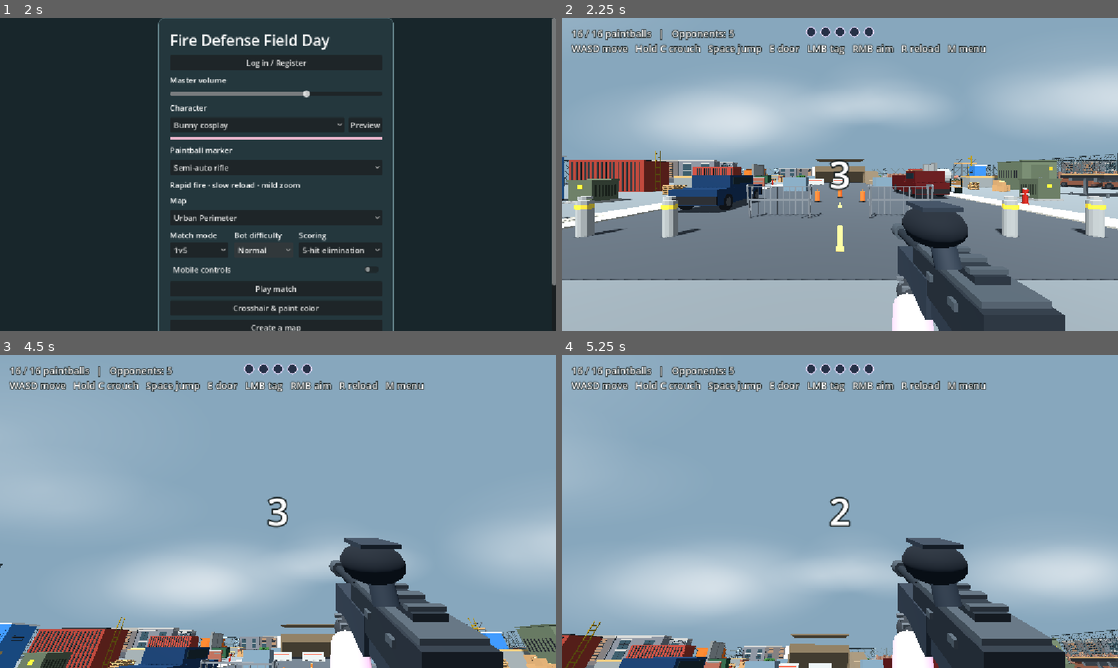
Above: before the commit, frames 1-4 (two rows, left to right).
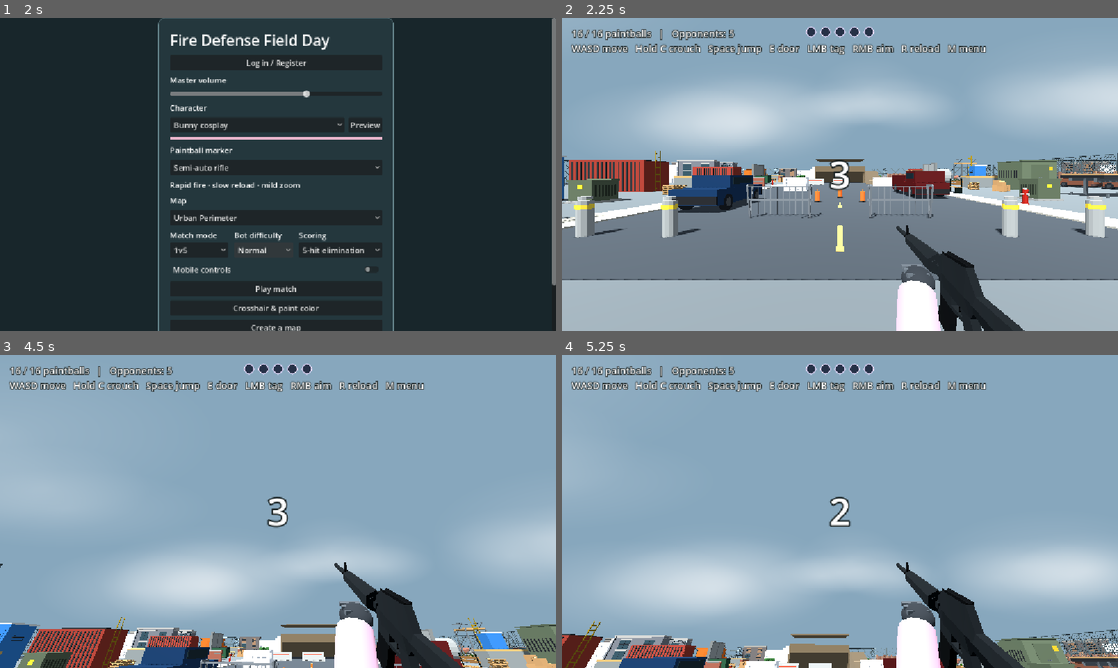
Above: after the commit, the same moments.

Repository: 302stang86/fdfd
Game: Godot game, scene res://menu.tscn
Same seed, same stepped clock (60 frames per second), same inputs: the game is played once before the commit and once after it.
Inputs (mouse positions are in pixels of both pictures, inside the frame that each line leads up to):
- Up to frame 1 (2 s): click "Normal" at 0.5 s; click "Normal" at 1.25 s
- Up to frame 2 (2.25 s): click "Play match" at 2 s
- Up to frame 3 (4.5 s): tap Enter at 2.75 s; move the mouse to (305, 511) at 2.77 s; hold W 2.78-3.5 s; tap M at 2.85 s; click (305, 511) at 2.92 s; tap Space at 3.02, 4.25 s; click "Play match" at 3.5 s; move the mouse to (250, 511) at 4.27 s; hold W from 4.28 s (still down); tap E at 4.35 s
- Up to frame 4 (5.25 s): keep holding W; tap Space at 4.52 s; tap Enter at 5, 5.1 s; move the mouse to (851, 505) at 5.02 s

Frame 1 is identical in both runs. In frame 2, 6.5% of the frame differs, in the area x 16-100%, y 45-100%; in frame 3, 6.9%; in frame 4, 7.2%, in the area x 4-100%, y 58-100%.

Commit message:
Add OpenGameArt marker models, shot audio and industrial cover

Diff:
--- a/arena.gd
+++ b/arena.gd
@@ -18,6 +18,7 @@
 const BUILDING_MODELS: Array[PackedScene] = [
 	preload("res://assets/models/building_brick.glb"),
 	preload("res://assets/models/building_boarded.glb"),
+	preload("res://assets/opengameart/industrial/warehouse_facade.tscn"),
 ]
 const CHAIN_LINK_MODELS: Array[PackedScene] = [preload("res://assets/models/chain_link_fence.glb")]
 const WOOD_FENCE_MODELS: Array[PackedScene] = [preload("res://assets/models/wood_fence.glb")]
@@ -34,6 +35,15 @@
 const CROSSHAIR := preload("res://crosshair.gd")
 const PLAYER_PAINT := Color("#278cff")
 const BOT_PAINT := Color("#fa4eaa")
+const SHOT_SOUNDS: Array[AudioStream] = [
+	preload("res://assets/opengameart/audio/sks.wav"),
+	preload("res://assets/opengameart/audio/mosin.wav"),
+	preload("res://assets/opengameart/audio/shotty.wav"),
+]
+const CONTAINER_COVER: Array[PackedScene] = [
+	preload("res://assets/opengameart/industrial/shipping-container-a.glb"),
+	preload("res://assets/opengameart/industrial/shipping-container-b.glb"),
+]
 const MARKER_VIEW := preload("res://marker_view.gd")
 const PROJECTILE_SPEEDS := [48.0, 66.0, 29.0]
 
@@ -830,8 +840,17 @@
 	STREET_PROPS.new().build(self)
 
 func build_field_day() -> void:
-	for point in [Vector3(-4, 0.6, 13), Vector3(5, 0.6, 8), Vector3(-6, 0.6, -12), Vector3(7, 0.6, -14)]:
-		box(point, Vector3(2, 1.2, 2), Color("#647984"))
+	var cover_points := [Vector3(-4, 0.6, 13), Vector3(5, 0.6, 8), Vector3(-6, 0.6, -12), Vector3(7, 0.6, -14)]
+	var cover_size := Vector3(2, 1.2, 2)
+	# Dimensions from the imported GLB, including its authored node scale.
+	var container_size := Vector3(1.38, 1.289185, 3.046667) * 0.27
+	for index in range(cover_points.size()):
+		var cover := box(cover_points[index], cover_size, Color.WHITE, self, true, false)
+		var display := Node3D.new()
+		display.position.y = -cover_size.y * 0.5
+		display.scale = cover_size / container_size
+		cover.add_child(display)
+		display.add_child(CONTAINER_COVER[index % CONTAINER_COVER.size()].instantiate())
 
 	var building := Color("#695943")
 	box(Vector3(0, 1.95, -4), Vector3(8, 0.1, 6), building)
@@ -854,18 +873,8 @@
 
 
 func create_shot_audio() -> void:
-	var clip := AudioStreamWAV.new()
-	clip.format = AudioStreamWAV.FORMAT_16_BITS
-	clip.mix_rate = 22050
-	var samples := PackedByteArray()
-	var length := 1100
-	samples.resize(length * 2)
-	for frame in range(length):
-		var fade := 1.0 - float(frame) / float(length)
-		var click := sin(float(frame) * (0.21 - marker_id * 0.04))
-		var sample := (click * 0.6 + randf_range(-0.4, 0.4)) * fade * fade
-		samples.encode_s16(frame * 2, int(sample * 14000))
-	clip.data = samples
 	shot_audio = AudioStreamPlayer.new()
-	shot_audio.stream = clip
+	shot_audio.stream = SHOT_SOUNDS[marker_id]
+	shot_audio.volume_db = -13.0
+	shot_audio.max_polyphony = 3
 	add_child(shot_audio)
--- /dev/null
+++ b/assets/opengameart/industrial/warehouse_facade.tscn
@@ -0,0 +1,11 @@
+[gd_scene load_steps=2 format=3]
+
+[ext_resource type="PackedScene" path="res://assets/opengameart/industrial/building-a.glb" id="1"]
+
+[node name="WarehouseFacade" type="Node3D"]
+
+[node name="Display" type="Node3D" parent="."]
+rotation = Vector3(0, 1.5707964, 0)
+scale = Vector3(2.879, 2.381, 1.248)
+
+[node name="Warehouse" parent="Display" instance=ExtResource("1")]
--- a/marker_view.gd
+++ b/marker_view.gd
@@ -10,34 +10,29 @@
 var aim_blend := 0.0
 var walking_phase := 0.0
 var moving_blend := 0.0
-var metal: StandardMaterial3D
-var edge: StandardMaterial3D
-var polymer: StandardMaterial3D
-var rubber: StandardMaterial3D
-var cue: StandardMaterial3D
-var lens: StandardMaterial3D
+const MARKER_MESHES: Array[Mesh] = [
+	preload("res://assets/opengameart/markers/m16.obj"),
+	preload("res://assets/opengameart/markers/sniper.obj"),
+	preload("res://assets/opengameart/markers/launcher.obj"),
+]
+const VIEW_SCALE := [1.0, 0.84, 0.48]
+const VIEW_OFFSET := [Vector3(0, -0.028, -0.206), Vector3(0, 0.164, -0.268), Vector3(0, 0.015, -0.212)]
+const BARREL_TIP := [Vector3(-0.00005, 0.02844, -0.51407), Vector3(0, -0.19222, -0.69333), Vector3(0, 0, -0.99668)]
 var sleeve: StandardMaterial3D
 var glove: StandardMaterial3D
 var seam: StandardMaterial3D
 
 func build(marker: int, outfit_tint: Color) -> void:
 	kind = marker
-	metal = material(Color("#414951"), 0.66, 0.42)
-	edge = material(Color("#77838c"), 0.73, 0.35)
-	polymer = material(Color("#283039"), 0.08, 0.76)
-	rubber = material(Color("#171c22"), 0.0, 0.92)
-	cue = material(Color("#d58a3d"), 0.12, 0.48)
-	lens = material(Color("#508a8e"), 0.37, 0.26)
 	sleeve = material(outfit_tint.darkened(0.13), 0.0, 0.85)
 	glove = material(Color("#2c3034"), 0.0, 0.9)
 	seam = material(Color("#52575b"), 0.0, 0.8)
 	position = HIP
 	muzzle = Marker3D.new()
 	add_child(muzzle)
-	match kind:
-		1: build_sniper()
-		2: build_launcher()
-		_: build_semi_auto()
+	var model := part(MARKER_MESHES[kind], VIEW_OFFSET[kind], null)
+	model.scale = Vector3.ONE * VIEW_SCALE[kind]
+	muzzle.position = model.position + BARREL_TIP[kind] * VIEW_SCALE[kind] + Vector3(0, 0, -0.007)
 	build_hands()
 
 func reset_motion() -> void:
@@ -62,79 +57,15 @@
 	rotation = Vector3(0.95 * recoil - dip * 0.44, 0.18 * dip, -0.42 * dip)
 	recoil = move_toward(recoil, 0.0, delta * 0.56)
 
-func build_semi_auto() -> void:
-	receiver(0.146, 0.35)
-	box(Vector3(0, -0.063, -0.30), Vector3(0.156, 0.119, 0.28), polymer)
-	tube(Vector3(0, -0.006, -0.41), Vector3(0, -0.006, -0.69), 0.022, metal)
-	tube(Vector3(0, -0.006, -0.65), Vector3(0, -0.006, -0.72), 0.038, edge)
-	muzzle_at(Vector3(0, -0.006, -0.72), 0.034)
-	box(Vector3(0, 0.069, -0.18), Vector3(0.076, 0.028, 0.36), metal)
-	rails(-0.02, 0.33, 0.089)
-	tube(Vector3(-0.062, 0.07, -0.064), Vector3(-0.064, 0.159, -0.105), 0.031, polymer)
-	rounded(Vector3(-0.074, 0.165, -0.125), Vector3(0.158, 0.11, 0.20), rubber)
-	box(Vector3(-0.077, 0.218, -0.125), Vector3(0.10, 0.012, 0.13), polymer)
-	tube(Vector3(0, -0.121, 0.14), Vector3(0, -0.121, 0.29), 0.057, polymer)
-
-func build_sniper() -> void:
-	receiver(0.127, 0.42)
-	box(Vector3(0, -0.098, -0.226), Vector3(0.119, 0.112, 0.34), polymer)
-	tube(Vector3(0, 0.002, -0.30), Vector3(0, 0.002, -0.83), 0.018, metal)
-	tube(Vector3(0, 0.002, -0.64), Vector3(0, 0.002, -0.81), 0.025, edge)
-	muzzle_at(Vector3(0, 0.002, -0.85), 0.030)
-	for z in [-0.076, -0.235]:
-		box(Vector3(0, 0.082, z), Vector3(0.056, 0.06, 0.035), edge)
-	tube(Vector3(0, 0.122, 0.015), Vector3(0, 0.122, -0.30), 0.030, metal)
-	tube(Vector3(0, 0.122, -0.25), Vector3(0, 0.122, -0.365), 0.045, polymer)
-	tube(Vector3(0, 0.122, 0.044), Vector3(0, 0.122, -0.04), 0.048, rubber)
-	tube(Vector3(0, 0.122, 0.046), Vector3(0, 0.122, 0.042), 0.039, lens)
-	tube(Vector3(0, 0.15, -0.159), Vector3(0, 0.189, -0.159), 0.016, edge)
-	box(Vector3(0, -0.082, 0.18), Vector3(0.113, 0.085, 0.24), polymer)
-
-func build_launcher() -> void:
-	receiver(0.181, 0.32)
-	tube(Vector3(0, -0.033, -0.109), Vector3(0, -0.033, -0.338), 0.127, polymer)
-	tube(Vector3(0, -0.033, -0.32), Vector3(0, -0.033, -0.352), 0.122, edge)
-	for index in range(6):
-		var angle := TAU * index / 6.0
-		var p := Vector3(cos(angle) * 0.077, -0.033 + sin(angle) * 0.077, -0.352)
-		tube(p, p + Vector3(0, 0, -0.016), 0.03, cue)
-	box(Vector3(0, 0.094, -0.30), Vector3(0.111, 0.036, 0.28), polymer)
-	tube(Vector3(0, 0.028, -0.31), Vector3(0, 0.028, -0.67), 0.054, metal)
-	tube(Vector3(0, 0.028, -0.57), Vector3(0, 0.028, -0.665), 0.063, polymer)
-	muzzle_at(Vector3(0, 0.028, -0.69), 0.061)
-	rails(-0.18, 0.19, 0.113)
-	box(Vector3(0, -0.074, 0.17), Vector3(0.128, 0.088, 0.22), polymer)
-
-func receiver(width: float, length: float) -> void:
-	box(Vector3(0, 0, -0.10), Vector3(width, 0.106, length), metal)
-	box(Vector3(0, 0.057, -0.10), Vector3(width * 0.90, 0.021, length * 0.91), edge)
-	box(Vector3(0, -0.08, -0.067), Vector3(width * 0.86, 0.068, length * 0.78), polymer)
-	for side in [-1, 1]:
-		for z in [-0.017, -0.137]:
-			box(Vector3(side * width * 0.505, 0.016, z), Vector3(0.017, 0.018, 0.028), edge)
-	var grip := box(Vector3(0, -0.163, 0.046), Vector3(0.075, 0.17, 0.10), rubber)
-	grip.rotation.x = -0.24
-	box(Vector3(0, -0.154, -0.055), Vector3(0.036, 0.017, 0.112), metal)
-	box(Vector3(0, -0.119, -0.11), Vector3(0.036, 0.077, 0.019), metal)
-
-func rails(start: float, length: float, y: float) -> void:
-	for index in range(6):
-		box(Vector3(0, y, start - length * index / 5.0), Vector3(0.085, 0.012, 0.020), edge)
-
-func muzzle_at(point: Vector3, radius: float) -> void:
-	tube(point + Vector3(0, 0, 0.021), point, radius, cue)
-	tube(point, point + Vector3(0, 0, -0.003), radius * 0.61, rubber)
-	muzzle.position = point + Vector3(0, 0, -0.007)
-
 func build_hands() -> void:
 	var rear := rounded(Vector3(0.035, -0.175, 0.035), Vector3(0.113, 0.115, 0.122), glove)
 	rear.rotation.x = -0.28
 	tube(Vector3(0.061, -0.19, 0.08), Vector3(0.18, -0.28, 0.35), 0.066, sleeve)
 	var support_z := -0.322 if kind != 2 else -0.395
-	rounded(Vector3(-0.059, -0.138, support_z), Vector3(0.117, 0.09, 0.139), glove)
-	tube(Vector3(-0.08, -0.164, support_z + 0.049), Vector3(-0.20, -0.27, 0.14), 0.063, sleeve)
+	rounded(Vector3(-0.040, -0.088, support_z), Vector3(0.117, 0.09, 0.139), glove)
+	tube(Vector3(-0.062, -0.115, support_z + 0.049), Vector3(-0.20, -0.27, 0.14), 0.063, sleeve)
 	for index in range(3):
-		box(Vector3(-0.067, -0.107, support_z - 0.043 + index * 0.035), Vector3(0.079, 0.014, 0.012), seam)
+		box(Vector3(-0.049, -0.059, support_z - 0.043 + index * 0.035), Vector3(0.079, 0.014, 0.012), seam)
 
 func material(color: Color, metallic: float, roughness: float) -> StandardMaterial3D:
 	var result := StandardMaterial3D.new()
Binary file added: assets/opengameart/industrial/building-a.glb
Binary file added: assets/opengameart/industrial/shipping-container-a.glb
Binary file added: assets/opengameart/industrial/shipping-container-b.glb
Not shown, added: assets/opengameart/markers/launcher.mtl
Not shown, added: assets/opengameart/markers/launcher.obj
Not shown, added: assets/opengameart/markers/m16.mtl
Not shown, added: assets/opengameart/markers/m16.obj
Not shown, added: assets/opengameart/markers/sniper.mtl
Not shown, added: assets/opengameart/markers/sniper.obj
Not shown, added: assets/opengameart/CREDITS.md
Not shown, added: assets/opengameart/audio/mosin.wav
Not shown, added: assets/opengameart/audio/shotty.wav
(and 1 more such lines)
